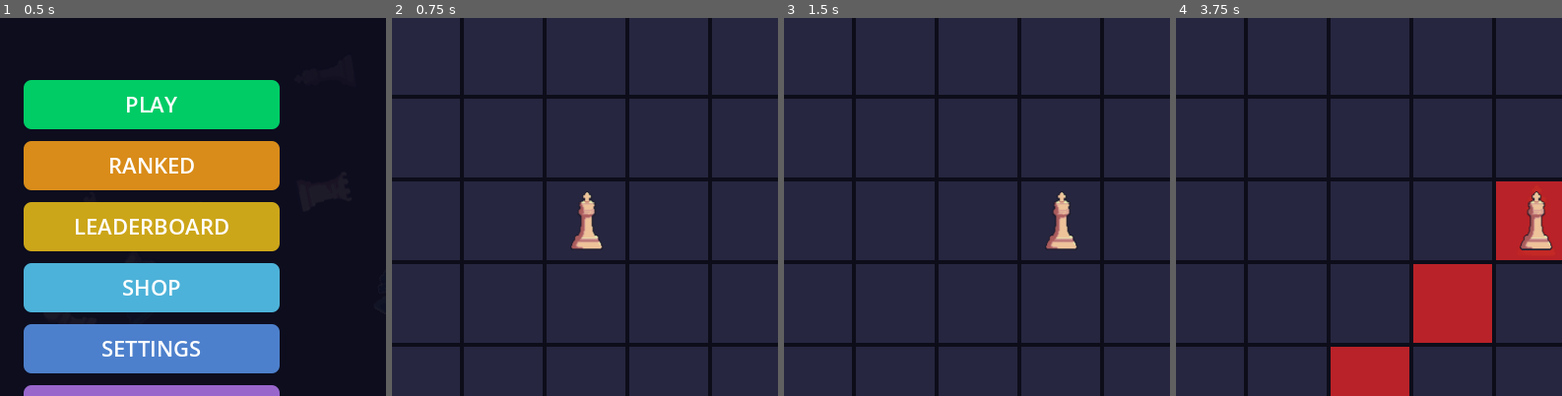
Above: before the commit, frames 1-4 (left to right).
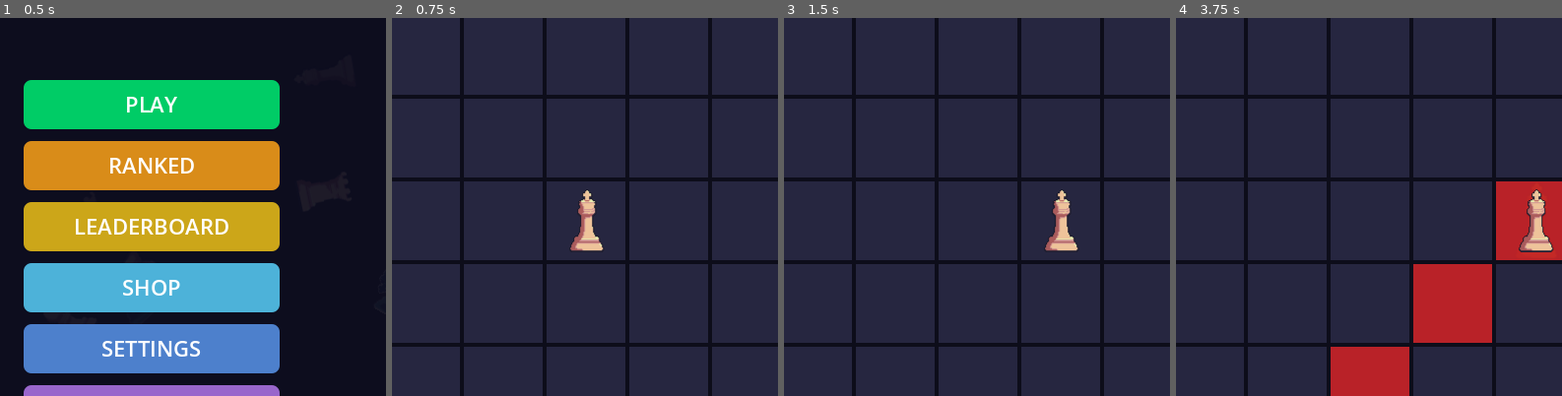
Above: after the commit, the same moments.

Repository: christophrrrrr/LaserChess
Game: Godot game, scene res://scenes/main_menu.tscn
The game is run twice, just before and just after one commit, with the same random seed, the same clock (stepped at 60 frames per second) and the same inputs.
Inputs (mouse positions are % of the whole screen's width and height, from its top left):
- Up to frame 1 (0.5 s): no input
- Up to frame 2 (0.75 s): click "PLAY" at 0.5 s
- Up to frame 3 (1.5 s): tap Enter at 1.25 s; move the mouse to (71, 47) at 1.27 s; hold D (move_right) from 1.28 s (still down); tap E at 1.35 s; click (71, 47) at 1.42 s
- Up to frame 4 (3.75 s): move the mouse to (29, 57) at 2.02 s; release D (move_right) at 2.03 s; hold S (move_down) 2.03-2.78 s; tap Space (press_button) at 2.1 s; tap E at 2.3, 2.85 s; move the mouse to (59, 29) at 2.77 s; hold D (move_right) 2.78-3.53 s; move the mouse to (44, 73) at 3.52 s; hold W (move_up) from 3.53 s (still down); tap Enter at 3.6 s; click (44, 73) at 3.67 s
The pictures show only the part of the screen within x 29-79%, y 31-81%; the shares and areas given below are measured in that part.

Frame 1 is identical in both runs. In frame 2, 0.3% of the frame differs, in the area x 46-55%, y 45-62%; in frame 3, 0.3%; in frame 4, 0.4%, in the area x 88-98%, y 45-62%.

Commit message:
a lot of hats. only sound missing i think now

Diff:
--- a/scripts/leaderboard.gd
+++ b/scripts/leaderboard.gd
@@ -414,7 +414,7 @@
 	_add_spacer(vbox, 16)
 
 	var close_hint = Label.new()
-	close_hint.text = "Click anywhere to close"
+	close_hint.text = "Click esc to close"
 	close_hint.horizontal_alignment = HORIZONTAL_ALIGNMENT_CENTER
 	close_hint.add_theme_font_size_override("font_size", 13)
 	close_hint.add_theme_color_override("font_color", Color(0.4, 0.4, 0.5))
--- a/scripts/main_menu.gd
+++ b/scripts/main_menu.gd
@@ -326,7 +326,7 @@
 
 	shop_content = VBoxContainer.new()
 	shop_content.size_flags_horizontal = Control.SIZE_EXPAND_FILL
-	shop_content.add_theme_constant_override("separation", 8)
+	shop_content.add_theme_constant_override("separation", 4)
 	scroll.add_child(shop_content)
 
 	_add_spacer(vbox, 12)
@@ -353,7 +353,12 @@
 
 	shop_points_label.text = "Your Points: " + str(PlayerData.total_points)
 
-	for hat_id in PlayerData.SHOP_HATS:
+	var hat_ids := PlayerData.SHOP_HATS.keys()
+	hat_ids.sort_custom(func(a, b):
+		return int(PlayerData.SHOP_HATS[a]["cost"]) < int(PlayerData.SHOP_HATS[b]["cost"])
+	)
+
+	for hat_id in hat_ids:
 		var hat = PlayerData.SHOP_HATS[hat_id]
 		var owned = hat_id in PlayerData.purchased_hats
 		var equipped = hat_id == PlayerData.equipped_hat
@@ -367,33 +372,41 @@
 		s.set_corner_radius_all(8)
 		s.border_color = bdr
 		s.set_border_width_all(1)
-		s.set_content_margin_all(10)
+		s.set_content_margin_all(6)
 		item.add_theme_stylebox_override("panel", s)
 
 		var hbox = HBoxContainer.new()
-		hbox.add_theme_constant_override("separation", 12)
+		hbox.add_theme_constant_override("separation", 8)
 		item.add_child(hbox)
+
+		# --- Hat icon ---
+		var icon = TextureRect.new()
+		icon.custom_minimum_size = Vector2(56, 56)
+		icon.stretch_mode = TextureRect.STRETCH_KEEP_ASPECT_CENTERED
+		icon.texture = load(hat.get("tex", ""))
+		hbox.add_child(icon)
 
 		var info = VBoxContainer.new()
 		info.size_flags_horizontal = Control.SIZE_EXPAND_FILL
 		info.add_theme_constant_override("separation", 2)
 		hbox.add_child(info)
 
+
 		var n = Label.new()
 		n.text = hat["name"]
-		n.add_theme_font_size_override("font_size", 18)
+		n.add_theme_font_size_override("font_size", 15)
 		n.add_theme_color_override("font_color", Color.WHITE if owned else Color(0.8, 0.8, 0.9))
 		info.add_child(n)
 
 		var d = Label.new()
 		d.text = hat["desc"]
-		d.add_theme_font_size_override("font_size", 13)
+		d.add_theme_font_size_override("font_size", 11)
 		d.add_theme_color_override("font_color", Color(0.5, 0.5, 0.6))
 		info.add_child(d)
 
 		var btn = Button.new()
-		btn.custom_minimum_size = Vector2(100, 36)
-		btn.add_theme_font_size_override("font_size", 14)
+		btn.custom_minimum_size = Vector2(90, 30)
+		btn.add_theme_font_size_override("font_size", 12)
 		btn.add_theme_color_override("font_color", Color.WHITE)
 
 		if equipped:
--- a/scripts/player.gd
+++ b/scripts/player.gd
@@ -3,7 +3,12 @@
 signal died
 
 @export var move_duration: float = 0.08
-
+@export var hat_offset: Vector2 = Vector2(1, 2)
+@export var hat_base_pos: Vector2 = Vector2(0, -30) # default hat position
+@export var hat_base_scale: float = 0.40           # default hat size (relative to tile)
+
+
+var hat_sprite: Sprite2D = null
 var grid_pos: Vector2i = Vector2i(2, 2)
 var is_moving: bool = false
 var grid_size: int = 6
@@ -34,7 +39,7 @@
 	king_texture = load(GameSettings.get_player_king_texture())
 
 	var tex_size = king_texture.get_size()
-	var target_size = game_board.tile_size * 0.75
+	var target_size = game_board.tile_size * 0.8
 	var scale_factor = target_size / max(tex_size.x, tex_size.y)
 
 	glow = Sprite2D.new()
@@ -66,156 +71,53 @@
 	if hat_node:
 		hat_node.queue_free()
 		hat_node = null
-
-	var hat_id = PlayerData.equipped_hat
+		hat_sprite = null
+
+	var hat_id := PlayerData.equipped_hat
 	if hat_id.is_empty():
+		return
+	if !PlayerData.SHOP_HATS.has(hat_id):
 		return
 
 	hat_node = Node2D.new()
 	hat_node.z_index = 2
+	hat_node.position = hat_offset
 	add_child(hat_node)
 
-	match hat_id:
-		"party_hat":
-			_build_party_hat()
-		"crown":
-			_build_crown()
-		"devil_horns":
-			_build_devil_horns()
-		"top_hat":
-			_build_top_hat()
-		"wizard_hat":
-			_build_wizard_hat()
-		"halo":
-			_build_halo()
-
-func _build_party_hat() -> void:
-	var poly = Polygon2D.new()
-	poly.polygon = PackedVector2Array([
-		Vector2(-10, -22), Vector2(0, -42), Vector2(10, -22)
-	])
-	poly.color = Color(1.0, 0.2, 0.3)
-	hat_node.add_child(poly)
-	# Stripe
-	var stripe = Polygon2D.new()
-	stripe.polygon = PackedVector2Array([
-		Vector2(-6, -28), Vector2(0, -38), Vector2(6, -28)
-	])
-	stripe.color = Color(1.0, 0.85, 0.1)
-	hat_node.add_child(stripe)
-	# Tip ball
-	var ball = Polygon2D.new()
-	ball.polygon = _circle_points(Vector2(0, -42), 3, 8)
-	ball.color = Color(0.2, 0.8, 1.0)
-	hat_node.add_child(ball)
-
-func _build_crown() -> void:
-	var poly = Polygon2D.new()
-	poly.polygon = PackedVector2Array([
-		Vector2(-14, -22), Vector2(-14, -30), Vector2(-8, -26),
-		Vector2(-4, -36), Vector2(0, -28), Vector2(4, -36),
-		Vector2(8, -26), Vector2(14, -30), Vector2(14, -22)
-	])
-	poly.color = Color(1.0, 0.8, 0.1)
-	hat_node.add_child(poly)
-	# Gems
-	for xp in [-4, 0, 4]:
-		var gem = Polygon2D.new()
-		gem.polygon = _circle_points(Vector2(xp, -25), 2, 6)
-		gem.color = Color(0.9, 0.1, 0.2) if xp != 0 else Color(0.1, 0.5, 1.0)
-		hat_node.add_child(gem)
-
-func _build_devil_horns() -> void:
-	# Left horn
-	var left = Polygon2D.new()
-	left.polygon = PackedVector2Array([
-		Vector2(-12, -22), Vector2(-16, -40), Vector2(-6, -26)
-	])
-	left.color = Color(0.85, 0.1, 0.1)
-	hat_node.add_child(left)
-	# Right horn
-	var right = Polygon2D.new()
-	right.polygon = PackedVector2Array([
-		Vector2(12, -22), Vector2(16, -40), Vector2(6, -26)
-	])
-	right.color = Color(0.85, 0.1, 0.1)
-	hat_node.add_child(right)
-
-func _build_top_hat() -> void:
-	# Brim
-	var brim = Polygon2D.new()
-	brim.polygon = PackedVector2Array([
-		Vector2(-16, -22), Vector2(16, -22), Vector2(16, -24), Vector2(-16, -24)
-	])
-	brim.color = Color(0.12, 0.12, 0.18)
-	hat_node.add_child(brim)
-	# Body
-	var body = Polygon2D.new()
-	body.polygon = PackedVector2Array([
-		Vector2(-10, -24), Vector2(10, -24), Vector2(10, -44), Vector2(-10, -44)
-	])
-	body.color = Color(0.12, 0.12, 0.18)
-	hat_node.add_child(body)
-	# Band
-	var band = Polygon2D.new()
-	band.polygon = PackedVector2Array([
-		Vector2(-10, -26), Vector2(10, -26), Vector2(10, -29), Vector2(-10, -29)
-	])
-	band.color = Color(0.6, 0.15, 0.15)
-	hat_node.add_child(band)
-
-func _build_wizard_hat() -> void:
-	# Main cone
-	var cone = Polygon2D.new()
-	cone.polygon = PackedVector2Array([
-		Vector2(-14, -22), Vector2(0, -50), Vector2(14, -22)
-	])
-	cone.color = Color(0.35, 0.15, 0.65)
-	hat_node.add_child(cone)
-	# Brim
-	var brim = Polygon2D.new()
-	brim.polygon = PackedVector2Array([
-		Vector2(-18, -22), Vector2(18, -22), Vector2(16, -20), Vector2(-16, -20)
-	])
-	brim.color = Color(0.3, 0.12, 0.55)
-	hat_node.add_child(brim)
-	# Stars
-	var star1 = Polygon2D.new()
-	star1.polygon = _star_points(Vector2(-3, -32), 3.0)
-	star1.color = Color(1.0, 0.9, 0.3)
-	hat_node.add_child(star1)
-	var star2 = Polygon2D.new()
-	star2.polygon = _star_points(Vector2(4, -38), 2.5)
-	star2.color = Color(1.0, 0.9, 0.3)
-	hat_node.add_child(star2)
-
-func _build_halo() -> void:
-	# Golden ring floating above
-	var ring_y = -38.0
-	var outer_r = 14.0
-	var inner_r = 10.0
-	var segments = 16
-
-	# Outer ring
-	var outer_pts: PackedVector2Array = _circle_points(Vector2(0, ring_y), outer_r, segments)
-	var inner_pts: PackedVector2Array = _circle_points(Vector2(0, ring_y), inner_r, segments)
-
-	# Create ring as two overlapping polygons
-	var outer = Polygon2D.new()
-	outer.polygon = outer_pts
-	outer.color = Color(1.0, 0.85, 0.2, 0.85)
-	hat_node.add_child(outer)
-
-	var inner = Polygon2D.new()
-	inner.polygon = inner_pts
-	inner.color = Color(0, 0, 0, 0)  # transparent punch-through
-	hat_node.add_child(inner)
-
-	# Use a floating animation
-	var tween = create_tween()
-	tween.set_loops()
-	tween.tween_property(hat_node, "position:y", -3.0, 0.5).set_trans(Tween.TRANS_SINE)
-	tween.tween_property(hat_node, "position:y", 0.0, 0.5).set_trans(Tween.TRANS_SINE)
+	var tex_path: String = PlayerData.SHOP_HATS[hat_id].get("tex", "")
+	if tex_path.is_empty():
+		return
+
+	var tex: Texture2D = load(tex_path)
+	if tex == null:
+		return
+
+	hat_sprite = Sprite2D.new()
+	hat_sprite.texture = tex
+	hat_sprite.centered = true
+
+	# Place hat above the king. Adjust this Y to taste.
+	# --- Per-hat tweak lookup ---
+	var tweak: Dictionary = PlayerData.HAT_TWEAKS.get(hat_id, {})
+	var extra_pos: Vector2 = tweak.get("pos", Vector2.ZERO)
+	var scale_mul: float = float(tweak.get("scale", 1.0))
+	var rot_deg: float = float(tweak.get("rot_deg", 0.0))
+
+# Position
+	hat_sprite.position = hat_base_pos + extra_pos
+
+	# Rotation
+	hat_sprite.rotation = deg_to_rad(rot_deg)
+
+	# Scale (base fit to tile, then per-hat multiplier)
+	var tex_size := tex.get_size()
+	var target_size = game_board.tile_size * hat_base_scale
+	var scale_factor = target_size / max(tex_size.x, tex_size.y)
+	scale_factor *= scale_mul
+	hat_sprite.scale = Vector2(scale_factor, scale_factor)
+
+
+	hat_node.add_child(hat_sprite)
 
 func _circle_points(center: Vector2, radius: float, segments: int) -> PackedVector2Array:
 	var pts = PackedVector2Array()
--- a/scripts/player_data.gd
+++ b/scripts/player_data.gd
@@ -33,14 +33,101 @@
 var _save_path: String = "user://player.json"
 
 # === SHOP ITEMS ===
-const SHOP_HATS: Dictionary = {
-	"party_hat":  {"name": "Party Hat",    "cost": 15,  "desc": "Festive & fun!"},
-	"crown":      {"name": "Golden Crown", "cost": 50,  "desc": "Royalty awaits"},
-	"devil_horns":{"name": "Devil Horns",  "cost": 75,  "desc": "Devilish flair"},
-	"top_hat":    {"name": "Top Hat",      "cost": 100, "desc": "Dapper & refined"},
-	"wizard_hat": {"name": "Wizard Hat",   "cost": 150, "desc": "Arcane power"},
-	"halo":       {"name": "Halo",         "cost": 200, "desc": "Angelic grace"},
+# === SHOP ITEMS (auto from res://assets/hats) ===
+var SHOP_HATS: Dictionary = {}
+const DEFAULT_HAT_COST := 50
+
+const HAT_PRICES := {
+	# === COMMON / JOKE (10–30) ===
+	"hotdog": 10,
+	"pinwheel": 15,
+	"birthday": 20,
+	"umbrella": 20,
+	"sunhat": 25,
+	"beanie": 30,
+	"beret": 30,
+
+	# === UNCOMMON (40–75) ===
+	"baseballCap": 40,
+	"bowlerHat": 45,
+	"outback": 45,
+	"redBonnet": 50,
+	"50sMilitary": 50,
+	"50sNurse": 50,
+	"police": 60,
+	"hardHat": 60,
+	"fireman": 60,
+	"lumberjack": 70,
+	"cowboy": 75,
+
+	# === RARE (90–150) ===
+	"bicorn": 90,
+	"classicFedora": 100,
+	"tophat": 110,
+	"fez": 120,
+	"leprechaun": 130,
+	"captains": 140,
+	"graduation": 150,
+
+	# === EPIC (180–300) ===
+	"princess": 180,
+	"wig": 200,
+	"catEars": 220,
+	"bunny": 240,
+	"antlers": 260,
+	"viking": 280,
+	"spartann": 300,
+
+	# === LEGENDARY (350–600) ===
+	"shark": 350,
+	"skeleton": 400,
+	"horseHead": 500,
+	"freakazoid": 600,
+
+	# === MYTHIC / SPECIAL (800–1000) ===
+	"crown": 1000,
+	"ww1German": 800
 }
+
+const HATS_DIR := "res://assets/HatPack/"
+
+# Per-hat sprite tweaks (only add entries for hats that need fixing)
+# pos = extra offset applied to the hat sprite
+# scale = multiplier (1.0 = normal, 0.8 = smaller, 1.2 = bigger)
+# rot_deg = rotation in degrees
+const HAT_TWEAKS := {
+	# examples (edit these):
+	# "horseHead": {"pos": Vector2(0, 8), "scale": 0.75, "rot_deg": 0},
+	# "bicorn": {"pos": Vector2(0, 2), "scale": 0.9, "rot_deg": -5},
+	"pinwheel": {"pos": Vector2(0,0), "scale": 1, "rot_deg": 20},
+	"hotdog": {"pos": Vector2(0,0), "scale": 1, "rot_deg": 10},
+	"umbrella": {"pos": Vector2(0,0), "scale": 1, "rot_deg": 20},
+	"birthday": {"pos": Vector2(0,5), "scale": 1, "rot_deg": 20},
+	"sunhat": {"pos": Vector2(0,5), "scale": 1, "rot_deg": 0},
+	"beanie": {"pos": Vector2(-3,5), "scale": 1, "rot_deg": 45},
+	"beret": {"pos": Vector2(0,0), "scale": 0.8, "rot_deg": 20},
+	"baseballCap": {"pos": Vector2(5,5), "scale": 1, "rot_deg": 0},
+	"takuhatsugasa": {"pos": Vector2(0,3), "scale": 1, "rot_deg": 0},
+	"spartan": {"pos": Vector2(0,6), "scale": 1, "rot_deg": 0},
+	"robinhood": {"pos": Vector2(0,1), "scale": 1.1, "rot_deg": 0},
+	"redBonnet": {"pos": Vector2(0,5), "scale": 0.9, "rot_deg": 0},
+	"waldo": {"pos": Vector2(-7,5), "scale": 1, "rot_deg": 20},
+	"50sMilitary": {"pos": Vector2(0,2), "scale": 1, "rot_deg": 0},
+	"50sNurse": {"pos": Vector2(-2,2), "scale": 1, "rot_deg": 0},
+	"beanieWithTassels": {"pos": Vector2(-8,12), "scale": 1.2, "rot_deg": 10},
+	"lumberjack": {"pos": Vector2(-2,10), "scale": 1.5, "rot_deg": 0},
+	"bicorn": {"pos": Vector2(-3,5), "scale": 1.2, "rot_deg": 0},
+	"fez": {"pos": Vector2(-3,5), "scale": 0.9, "rot_deg": 0},
+	"leprechaun": {"pos": Vector2(-3,5), "scale": 1.1, "rot_deg": 0},
+	"graduation": {"pos": Vector2(-3,5), "scale": 1.1, "rot_deg": 0},
+	"princess": {"pos": Vector2(-7,2), "scale": 1.1, "rot_deg": 0},
+	"shark": {"pos": Vector2(-11,5), "scale": 1.5, "rot_deg": 0},
+	"horseHead": {"pos": Vector2(5,5), "scale": 1.5, "rot_deg": 0},
+	"freakazoid": {"pos": Vector2(-11,5), "scale": 1.5, "rot_deg": 0},
+	"crown": {"pos": Vector2(-3,5), "scale": 1.4, "rot_deg": 0},
+
+}
+
 
 # === NAME GENERATOR ===
 const _ADJ = [
@@ -54,6 +141,7 @@
 # =====================
 
 func _ready() -> void:
+	_build_shop_hats()
 	_load_local()
 	if player_id.is_empty():
 		_create_new_player()
@@ -378,3 +466,27 @@
 
 func _random_name() -> String:
 	return _ADJ[randi() % _ADJ.size()] + _PIECE[randi() % _PIECE.size()]
+
+func _build_shop_hats() -> void:
+	SHOP_HATS.clear()
+
+	var dir := DirAccess.open(HATS_DIR)
+	if dir == null:
+		push_warning("Hats folder not found: " + HATS_DIR)
+		return
+
+	dir.list_dir_begin()
+	var file := dir.get_next()
+	while file != "":
+		if !dir.current_is_dir() and file.to_lower().ends_with(".png"):
+			var id := file.get_basename() # filename without extension
+			var display_name := id.replace("_", " ").capitalize()
+
+			SHOP_HATS[id] = {
+				"name": display_name,
+				"cost": HAT_PRICES.get(id, DEFAULT_HAT_COST),
+				"desc": "Cosmetic hat",
+				"tex": HATS_DIR + "/" + file
+			}
+		file = dir.get_next()
+	dir.list_dir_end()
Binary file added: assets/HatPack/50sMilitary.png
Not shown, added: assets/HatPack/50sMilitary.png.import
Binary file added: assets/HatPack/50sNurse.png
Not shown, added: assets/HatPack/50sNurse.png.import
Binary file added: assets/HatPack/antlers.png
Not shown, added: assets/HatPack/antlers.png.import
Binary file added: assets/HatPack/army.png
Not shown, added: assets/HatPack/army.png.import
Binary file added: assets/HatPack/baseballCap.png
Not shown, added: assets/HatPack/baseballCap.png.import
Binary file added: assets/HatPack/beanie.png
Not shown, added: assets/HatPack/beanie.png.import
(and 82 more such lines)
